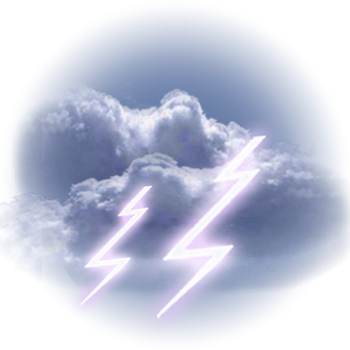
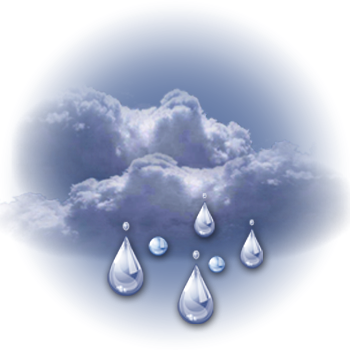
Comparing the layer stacks of the two 350×350 images. Changes:
showed "Слой 11 (копия)" over [107, 193, 263, 324]
removed layer "Свечение слоя Слой 12 (копия)" (was screen) over [136, 114, 286, 334]
hid "Свечение слоя Слой 12", painted on it over [67, 114, 286, 334]
hid "Слой 10" over [0, 84, 350, 299]
